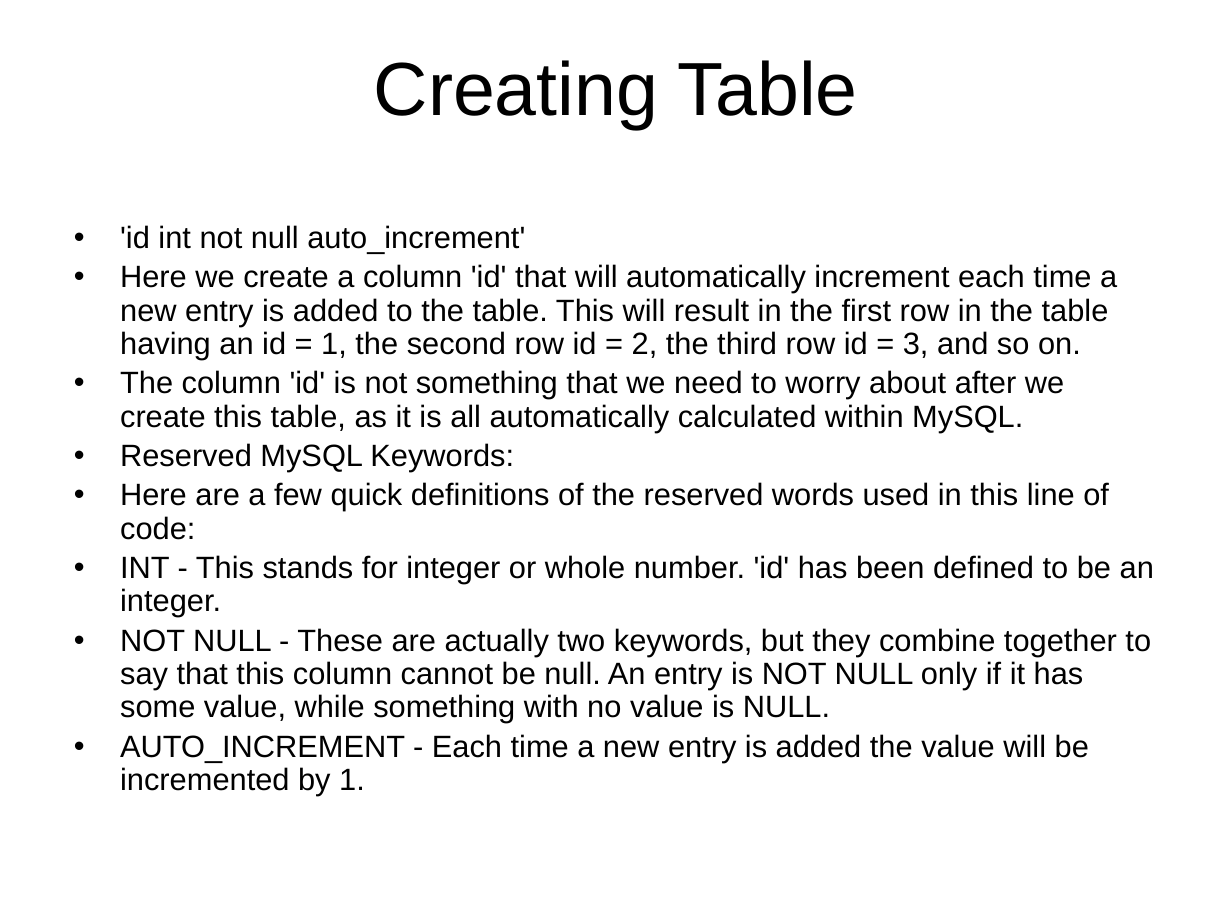
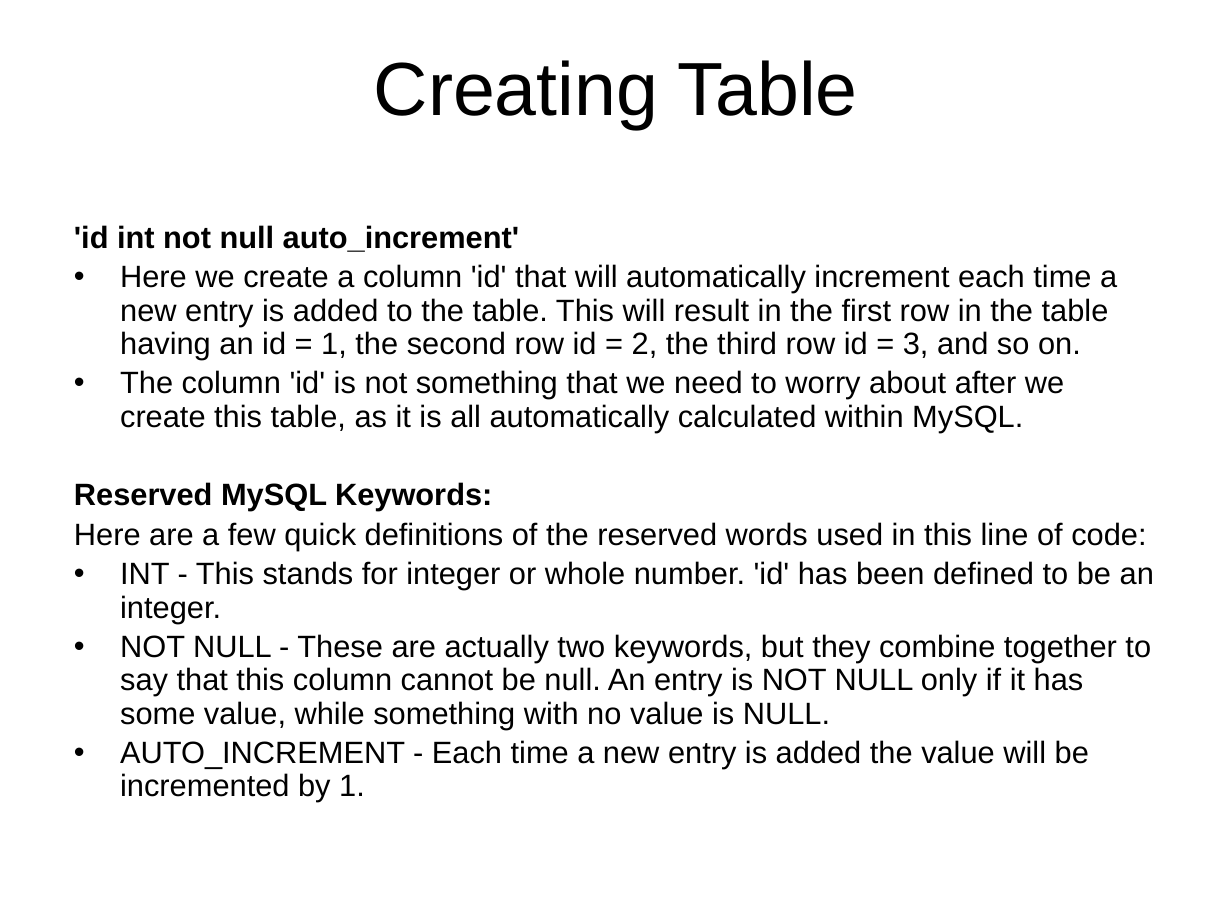
Before and after one commit to pingovn/pingo-webbasic-with-php, a slide deck: slide 41 of slides/Pingo - PHP Basics - Database - MySQL.pptx (slide 42 before the commit). Drawn at 1232x924 pixels with LibreOffice and Linux fonts; fonts in the diff are those of the drawing; background and template pictures are left out. Boxes give left, top, right and bottom in pixels: in the first picture for what was removed or moved away, otherwise in the second. Text is boxed around its words. In the diff, an @@ line names an element or a change of style, - is before the commit and + after.

```diff
--- a/slides/Pingo - PHP Basics - Database - MySQL.pptx
+++ b/slides/Pingo - PHP Basics - Database - MySQL.pptx
@@ text at (x1=74, y1=225, x2=1146, y2=550): bold on in "'id int not null auto_increment'", "Reserved MySQL Keywords:"; bullet • to none @@
```
Also in this commit, not shown: 7 other slides changed, 4 slides removed.
